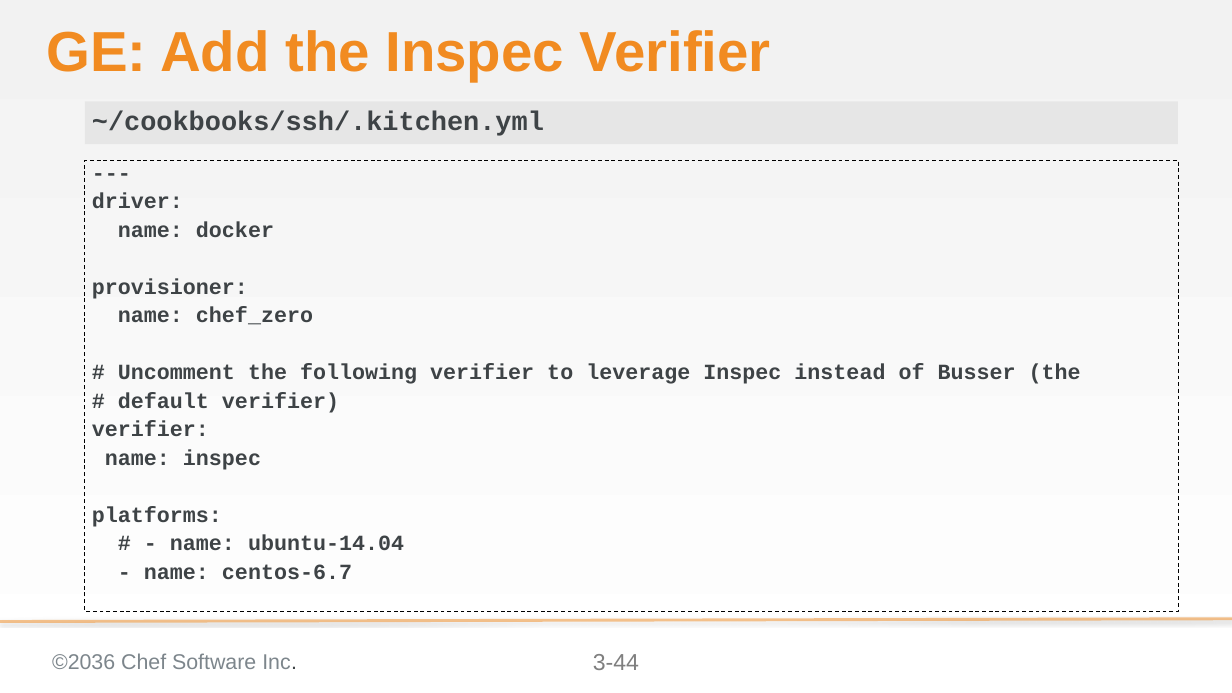
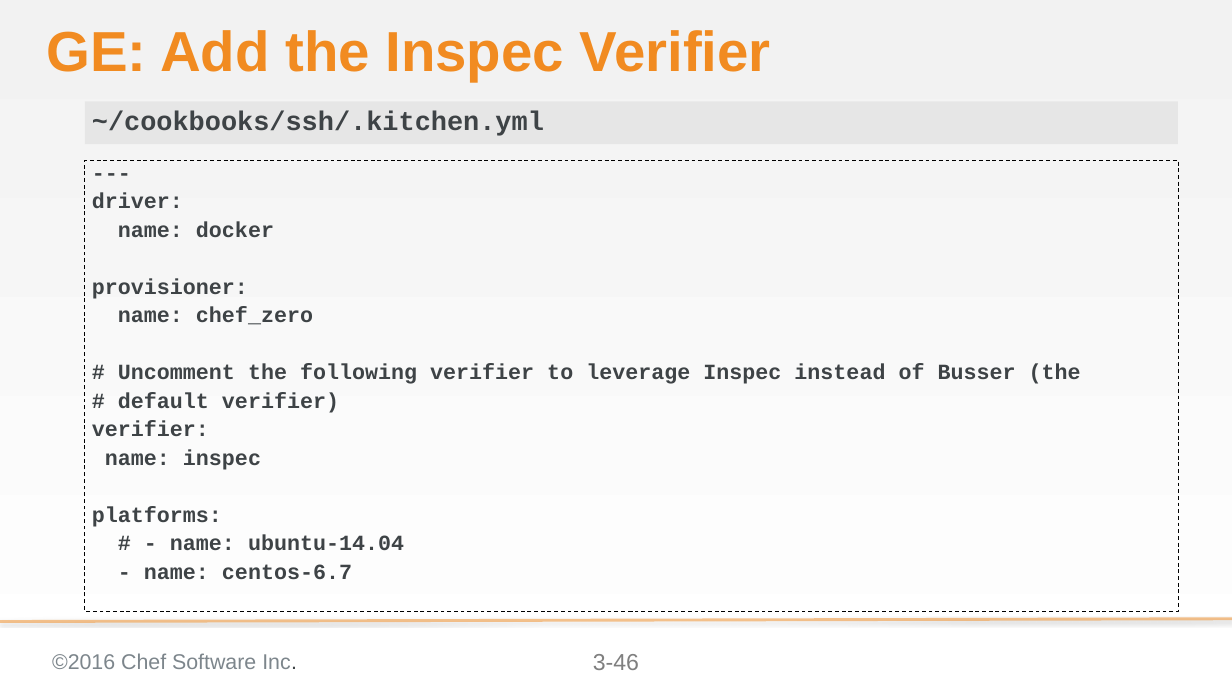
Before and after one commit to bchamby/chef-compliance-installation-configuration-operation, a slide deck: slide 46 of 03-initial-configuration-scans.pptx (slide 44 before the commit). Drawn at 1232x693 pixels with LibreOffice and Linux fonts; fonts in the diff are those of the drawing; background and template pictures are left out. Boxes give left, top, right and bottom in pixels: in the first picture for what was removed or moved away, otherwise in the second. Text is boxed around its words. In the diff, an @@ line names an element or a change of style, - is before the commit and + after.

```diff
--- a/03-initial-configuration-scans.pptx
+++ b/03-initial-configuration-scans.pptx
@@ text at box(52, 653, 297, 669): text changed @@
-©2036 Chef Software Inc.
+©2016 Chef Software Inc.
@@ page number at box(593, 654, 639, 670): text changed @@
-3-44
+3-46
```
Also in this commit, not shown: 59 other slides changed, 2 slides added.
